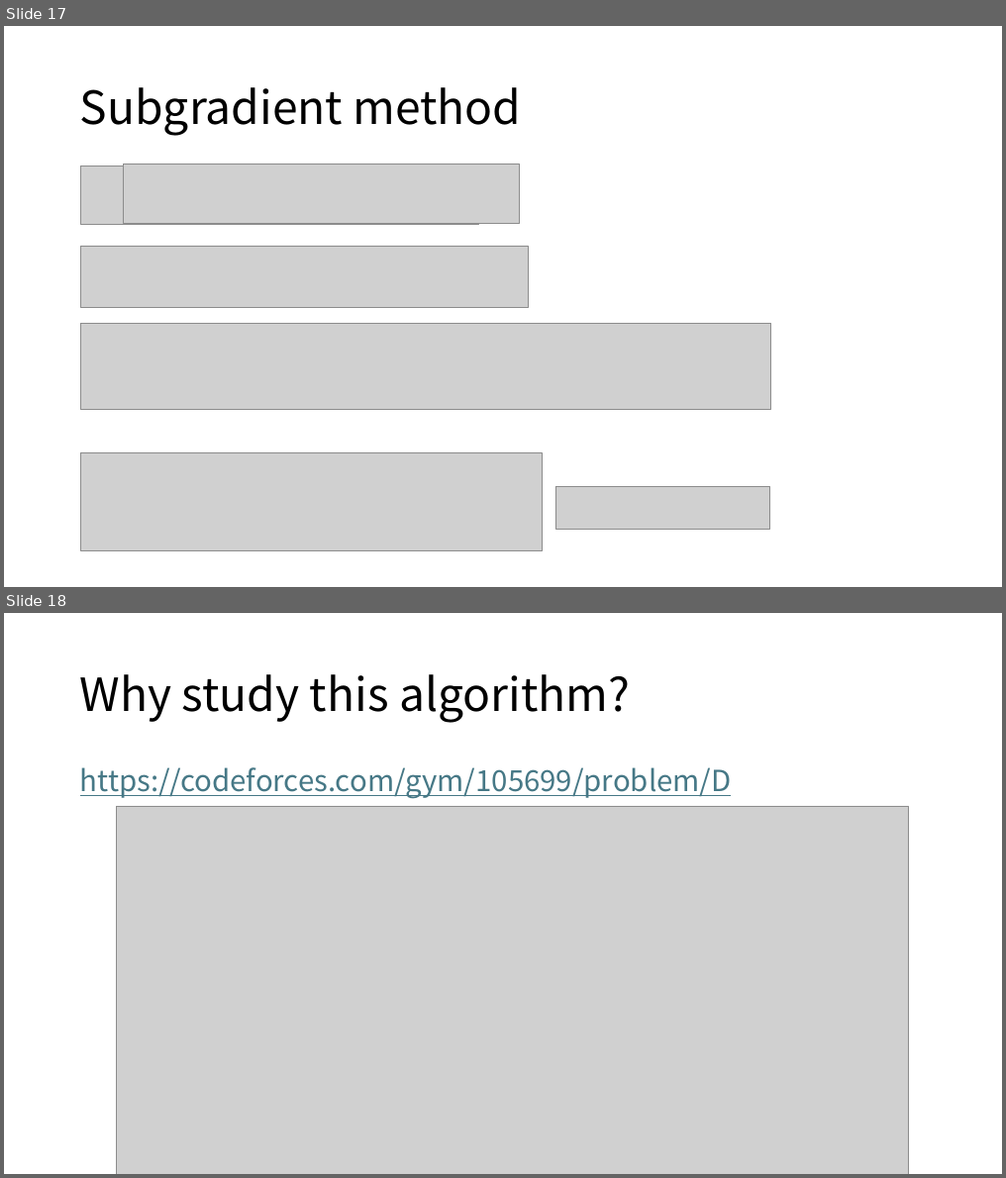
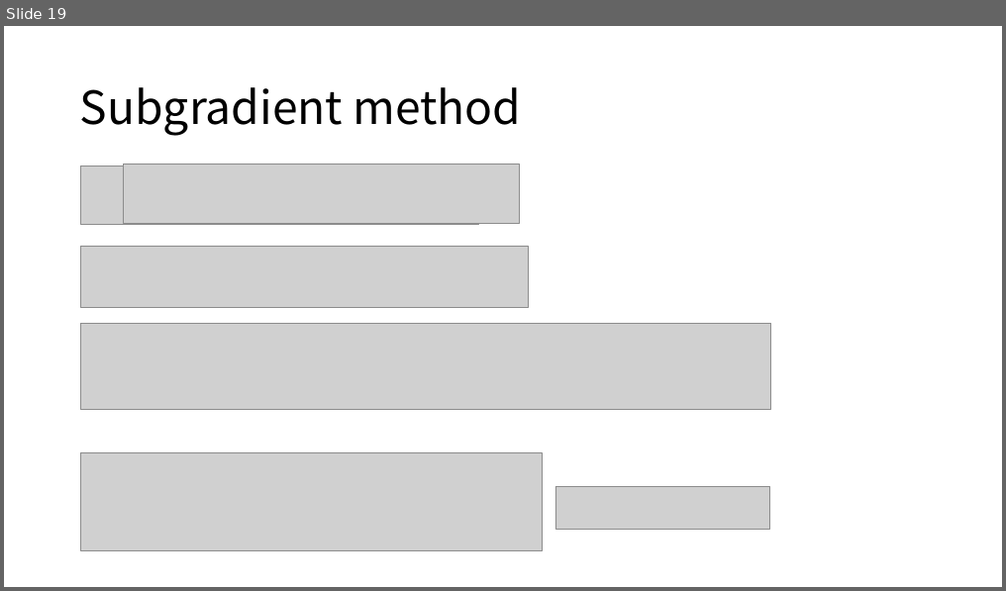
Before and after one commit to simta1/Smallest-Enclosing-Circle, a slide deck: slides/GPS최소외접원.pptx. Shown one above the other, each under a label of ours: slides 17 and 18 before the commit, slide 19 after it. The pictures are 1006x1178 and 1006x591 pixels, drawn with LibreOffice and Linux fonts; fonts in the diff are those of the drawing; grey boxes stand for pictures. Boxes give left, top, right and bottom in pixels: in the first picture for what was removed or moved away, otherwise in the second. Text is boxed around its words. In the diff, an @@ line names an element or a change of style, - is before the commit and + after.

```diff
--- a/slides/GPS최소외접원.pptx
+++ b/slides/GPS최소외접원.pptx
@@ slide 18 removed at (4,613,1002,1174), background #FFFFFF @@
@@ title removed at (80,674,630,723) @@
-Why study this algorithm?
@@ text removed at (80,767,732,799) @@
-https://codeforces.com/gym/105699/problem/D
@@ picture removed at (116,806,909,1174) @@
@@ what was slide 17 is now slide 19 @@
```
Also in this commit, not shown: 2 slides changed, 1 slide added, 1 other slide removed.
